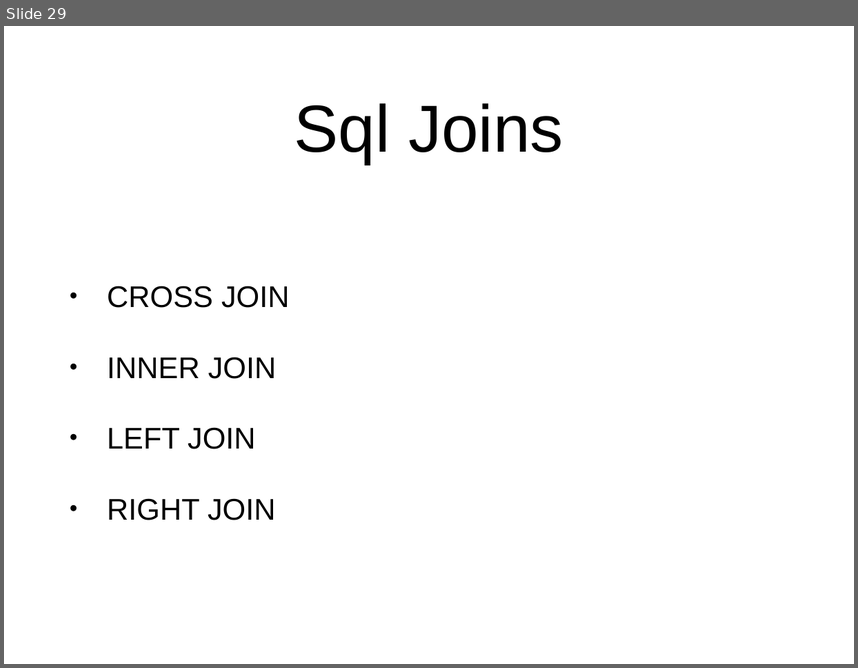
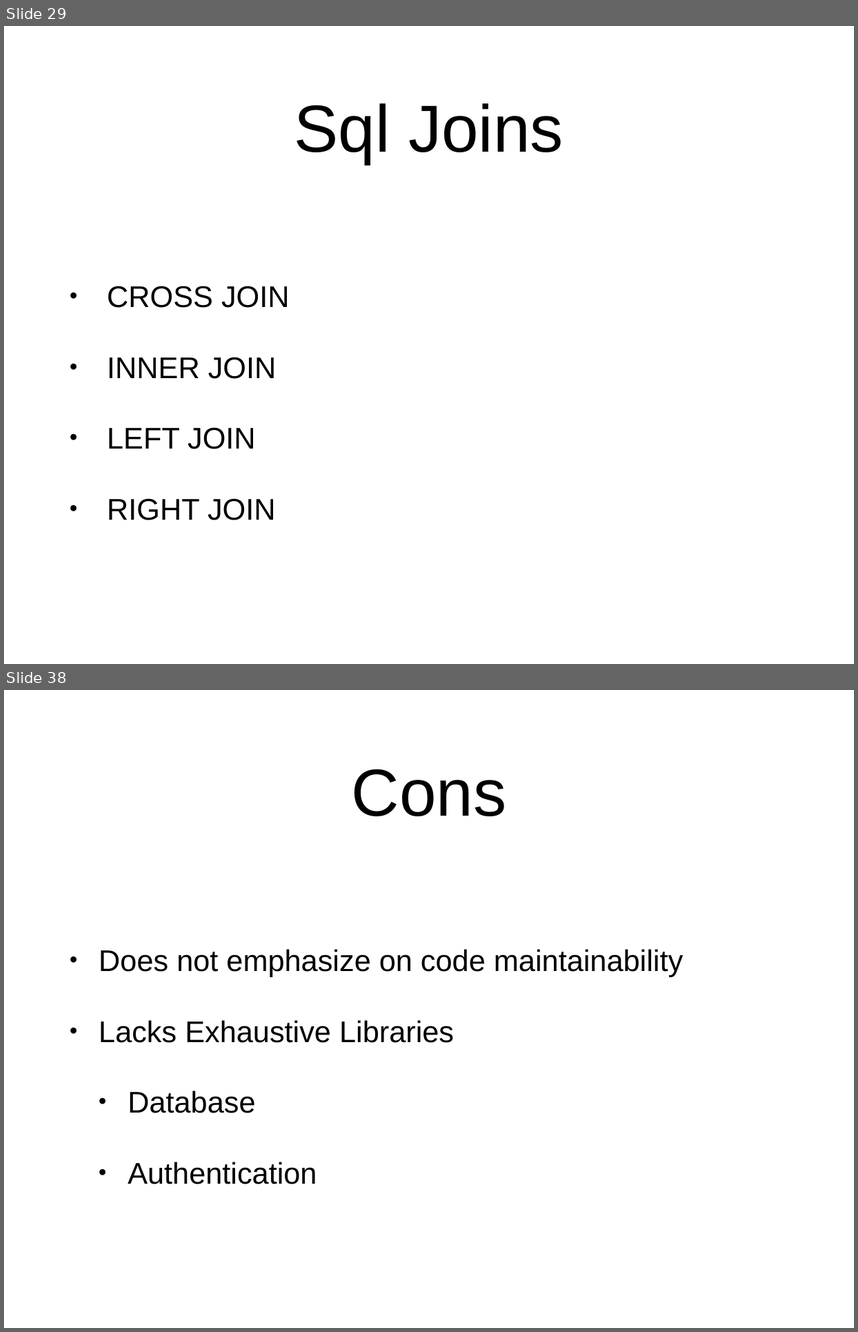
Before and after one commit to Roncy13/week-5, a slide deck: week-5.pptx. Shown one above the other, each under a label of ours: slide 29 before the commit, slides 29 and 38 after it; the slides between them are not shown. The pictures are 858x668 and 858x1332 pixels, drawn with LibreOffice and Linux fonts; fonts in the diff are those of the drawing. Boxes give left, top, right and bottom in pixels: in the first picture for what was removed or moved away, otherwise in the second. Text is boxed around its words. In the diff, an @@ line names an element or a change of style, - is before the commit and + after.

```diff
--- a/week-5.pptx
+++ b/week-5.pptx
@@ slide 38 added at [4, 690, 854, 1328], background #FFFFFF @@
@@ title added at [352, 769, 507, 816], 80 pt, text #000000 @@
+Cons
@@ text added at [99, 949, 683, 1184], 36 pt, text #000000 @@
+• Does not emphasize on code maintainability
+• Lacks Exhaustive Libraries
+  • Database
+  • Authentication
```
Also in this commit, not shown: 8 other slides added.
